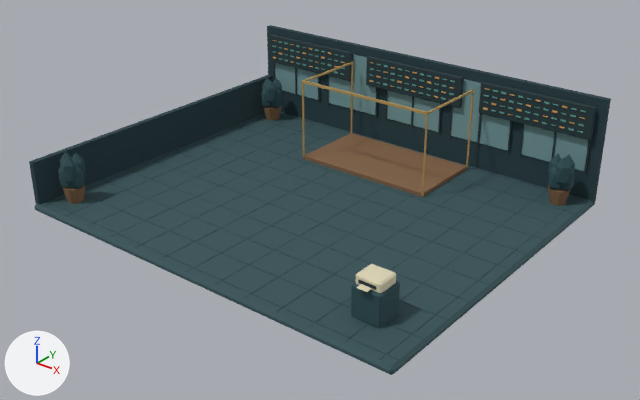
The Blender file public/models/room.blend: old version first, new version second.
Before and after are seen from a 50 mm lens placed at (14.85, -18.39, 11.49), pointed at (0.43, -0.36, 0.31). The lights are fixed; the arrows at lower left show +X, +Y and +Z. The picture after the commit comes second.

Objects in the first picture: 'TradingRoom'.
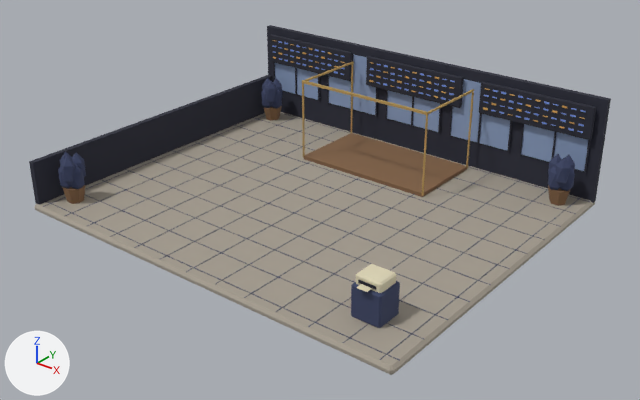
Changed parts and their boxes [x1, y1, x2, y2] in the pictures (640 x 400 px):
part 1 of me_cube_053, recoloured (lighter)
    both: [34, 27, 596, 375]
part 2 of me_cube_053, recoloured (cyan to blue)
    both: [272, 41, 588, 171]

What changed in the scene script:
```text
Change me_cube_053:
    where me_cube_053.from_pydata(...)  # 2002 vertices, 1743 faces; spans x -6.4..6.4, y -5.35..5.35, z -0.12..3.27
    used by ob_tradingroom; location = (0.0, 0.0, -0.12)
    me_cube_053 part 1: 742 faces centred in x -6.4..6.4, y -5.35..5.35, z -0.12..3.27 are repainted in the vertex colours; the middle colour goes from dark cyan #294b50 to dark blue #394263
    me_cube_053 part 2: 606 faces centred in x -6.05..6.05, y 4.89..5.1, z 1.0..2.95 are repainted in the vertex colours; the middle colour goes from cyan #609e94 to blue #7b98df
```
